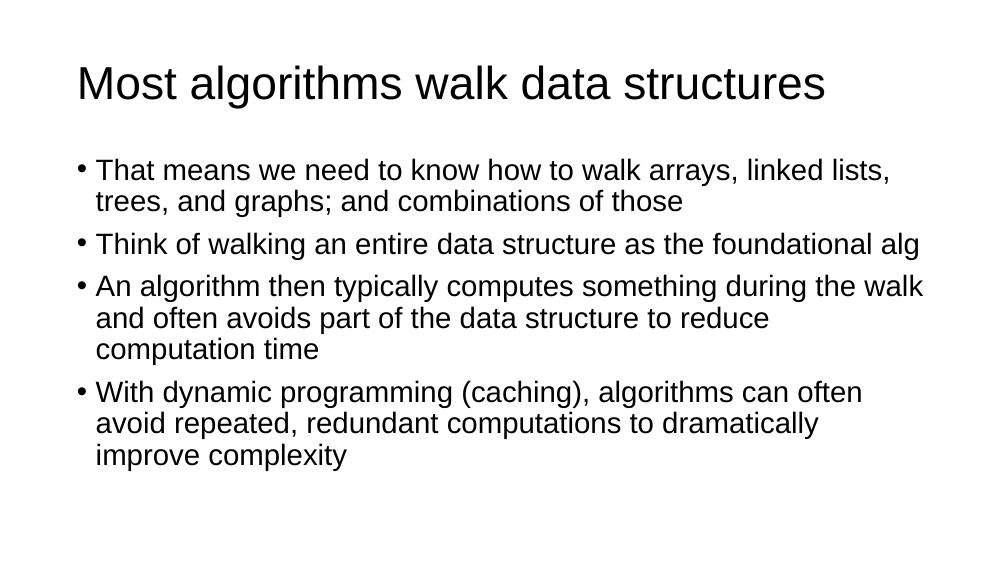
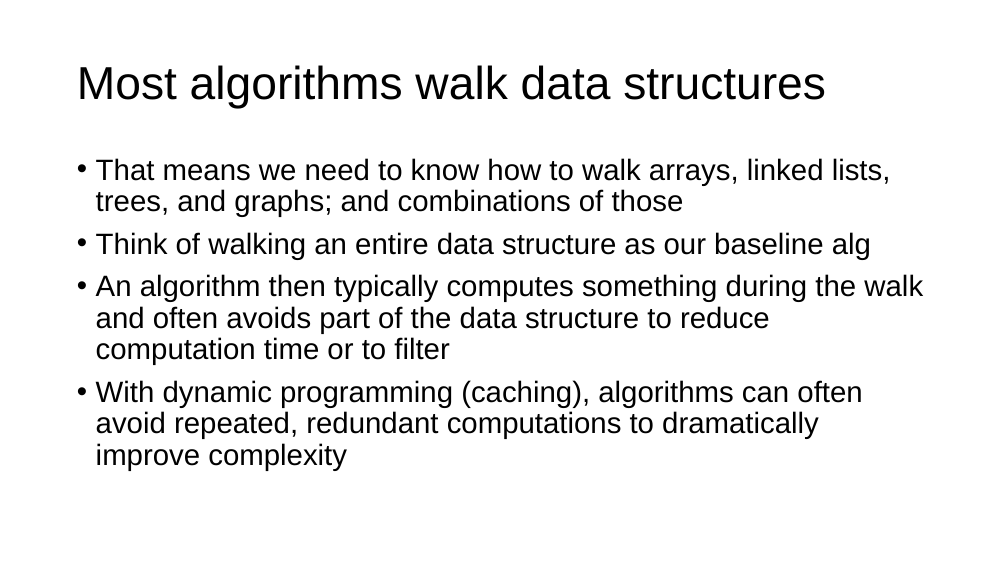
Before and after one commit to parrt/msds689, a slide deck: slide 2 of notes/walking-structures.pptx. Drawn at 1008x567 pixels with LibreOffice and Linux fonts; fonts in the diff are those of the drawing; background and template pictures are left out. Boxes give left, top, right and bottom in pixels: in the first picture for what was removed or moved away, otherwise in the second. Text is boxed around its words. In the diff, an @@ line names an element or a change of style, - is before the commit and + after.

```diff
--- a/notes/walking-structures.pptx
+++ b/notes/walking-structures.pptx
@@ text at <box>96,232,923,365</box>: text changed @@
-• Think of walking an entire data structure as the foundational alg
-• An algorithm then typically computes something during the walk and often avoids part of the data structure to reduce computation time
+• Think of walking an entire data structure as our baseline alg
+• An algorithm then typically computes something during the walk and often avoids part of the data structure to reduce computation time or to filter
```
Also in this commit, not shown: 1 other slide changed, 3 other files.
